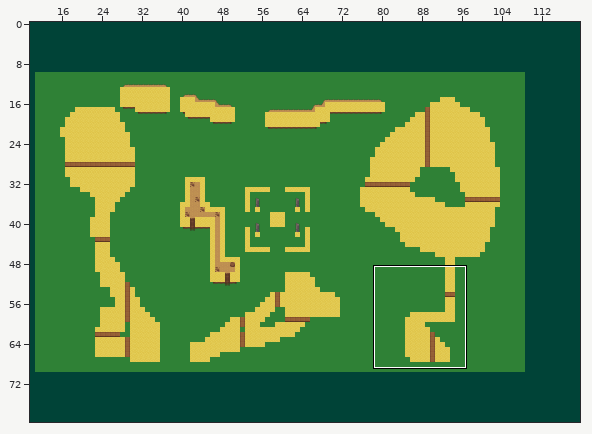
A Tiled map (JSON) gets an edit: public/tilemap/tesseract.json. The first picture is a wide view before the edit; the outline marks the close-up.
Close-up. Before the edit:
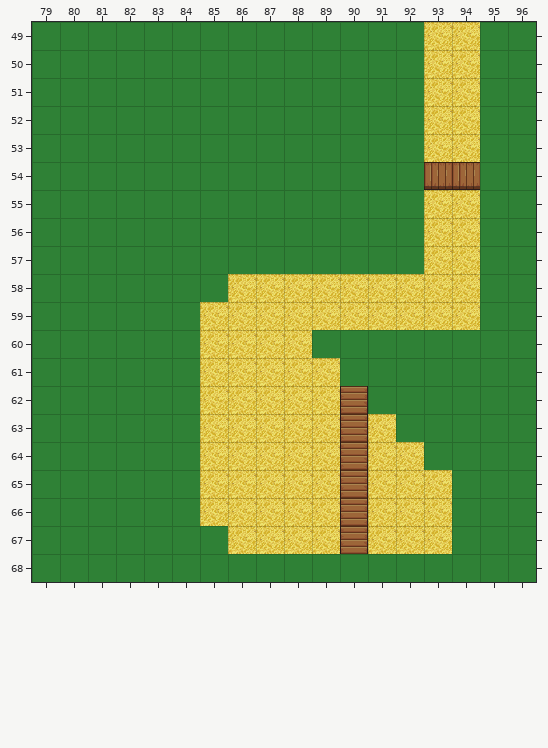
Cells are 32x32 px. Shown: x 79..96, y 49..68. The commit also changed other parts of the map, which this record leaves out.
New version:
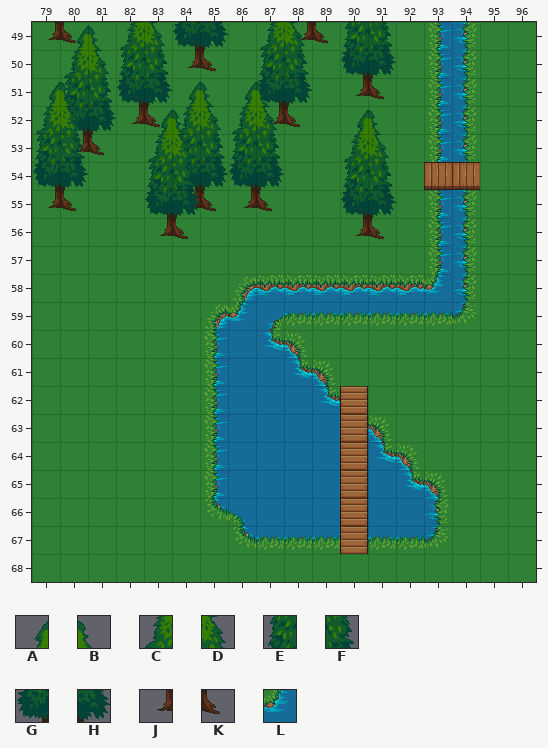
Key: from "terrain_atlas": A 30, B 31, C 62, D 63, E 94, F 95, G 126, H 127, J 158, K 159, L 929.
_ is an empty cell.
See-through tiles are keyed as they look on the map.
From old to new:
layer "playerCollide" opacity 100% -> 0%
Layer "playerOnTop":
The author put tile J in row 49 at x 88 and 90.
The author put tile K in row 49 at x 89 and 91.
Layer "playerBehindBottom":
The author put tile A in row 49 at x 80; in row 51 at x 84.
The author put tile B in row 49 at x 81; in row 51 at x 85.
The author put tile C in row 49 at x 82 and 87; in row 50 at x 80; in row 52 at x 84.
The author put tile D in row 49 at x 83 and 88; in row 50 at x 81; in row 52 at x 85.
The author put tile E in row 49 at x 90; in row 50 at x 82 and 87; in row 51 at x 80; in row 53 at x 84.
The author put tile F in row 49 at x 91; in row 50 at x 83 and 88; in row 51 at x 81; in row 53 at x 85.
The author put tile G in row 49 at x 84; in row 50 at x 90; in row 51 at x 82 and 87; in row 52 at x 80; in row 54 at x 84.
The author put tile H in row 49 at x 85; in row 50 at x 91; in row 51 at x 83 and 88; in row 52 at x 81; in row 54 at x 85.
The author put tile J in row 50 at x 84; in row 51 at x 90; in row 52 at x 82 and 87; in row 53 at x 80; in row 55 at x 84.
The author put tile K in row 50 at x 85; in row 51 at x 91; in row 52 at x 83 and 88; in row 53 at x 81; in row 55 at x 85.
Layer "playerBehindTop":
The author put tile A in row 51 at x 79 and 86; in row 52 at x 83 and 90.
The author put tile B in row 51 at x 80 and 87; in row 52 at x 84 and 91.
The author put tile C in row 52 at x 79 and 86; in row 53 at x 83 and 90.
The author put tile D in row 52 at x 80 and 87; in row 53 at x 84 and 91.
The author put tile E in row 53 at x 79 and 86; in row 54 at x 83 and 90.
The author put tile F in row 53 at x 80 and 87; in row 54 at x 84 and 91.
The author put tile G in row 54 at x 79 and 86; in row 55 at x 83 and 90.
The author put tile H in row 54 at x 80 and 87; in row 55 at x 84 and 91.
The author put tile J in row 49 at x 79; in row 55 at x 79 and 86; in row 56 at x 83 and 90.
The author put tile K in row 49 at x 80; in row 55 at x 80 and 87; in row 56 at x 84 and 91.
Layer "playerCollide":
The author put tile L in row 49 at x 79 to 80 and 88 to 89; in row 50 at x 84 to 85; in row 51 at x 90 to 91; in row 52 at x 82 to 83 and 87 to 88; in row 53 at x 80 to 81; in row 55 at x 79 to 80 and 84 to 87.
The author put tile L in row 56 at x 83 to 84 and 90 to 91.
